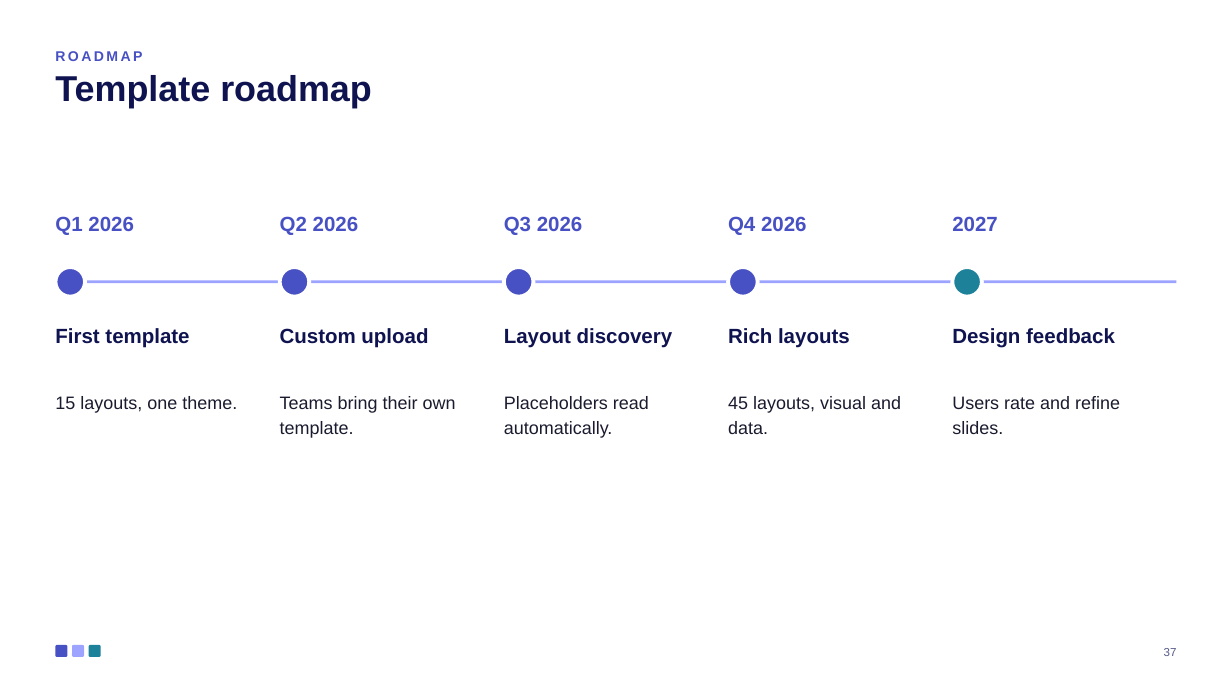
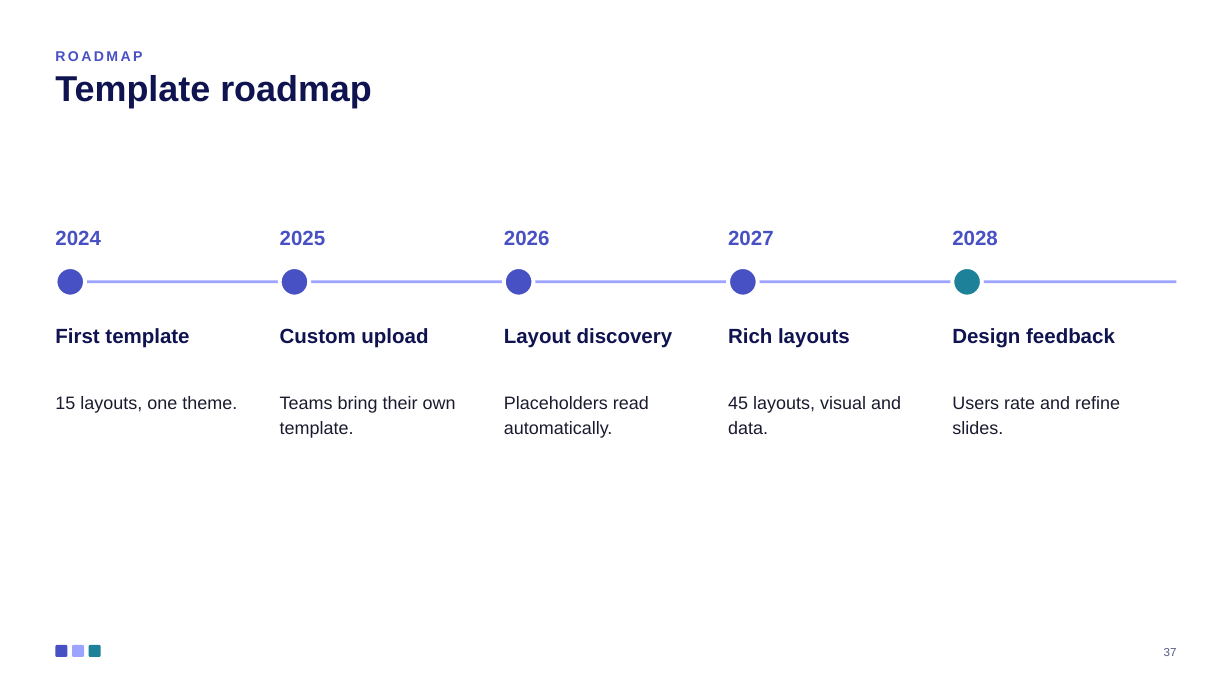
Before and after one commit to ThalesGroup/fred, a slide deck: slide 37 of libs/capabilities/fred-capability-ppt-filler/fred_capability_ppt_filler/builder/assets/fred_template.pptx. Drawn at 1232x693 pixels with LibreOffice and Linux fonts; fonts in the diff are those of the drawing. Boxes give left, top, right and bottom in pixels: in the first picture for what was removed or moved away, otherwise in the second. Text is boxed around its words. In the diff, an @@ line names an element or a change of style, - is before the commit and + after.

```diff
--- a/libs/capabilities/fred-capability-ppt-filler/fred_capability_ppt_filler/builder/assets/fred_template.pptx
+++ b/libs/capabilities/fred-capability-ppt-filler/fred_capability_ppt_filler/builder/assets/fred_template.pptx
@@ text "2027": place and size @@
-text "2027" at bbox=[952, 216, 998, 231]
+text "2027" at bbox=[728, 230, 774, 245]
@@ text at bbox=[55, 230, 101, 245]: text changed @@
-Q1 2026
+2024
@@ text at bbox=[280, 230, 326, 245]: text changed @@
-Q2 2026
+2025
@@ text at bbox=[504, 230, 550, 245]: text changed @@
-Q3 2026
+2026
@@ text removed at bbox=[728, 216, 807, 235] @@
-Q4 2026
@@ text added at bbox=[952, 230, 998, 245], 16 pt, text #4851C3, bold @@
+2028
```
Also in this commit, not shown: 8 other slides changed, 4 other files.
